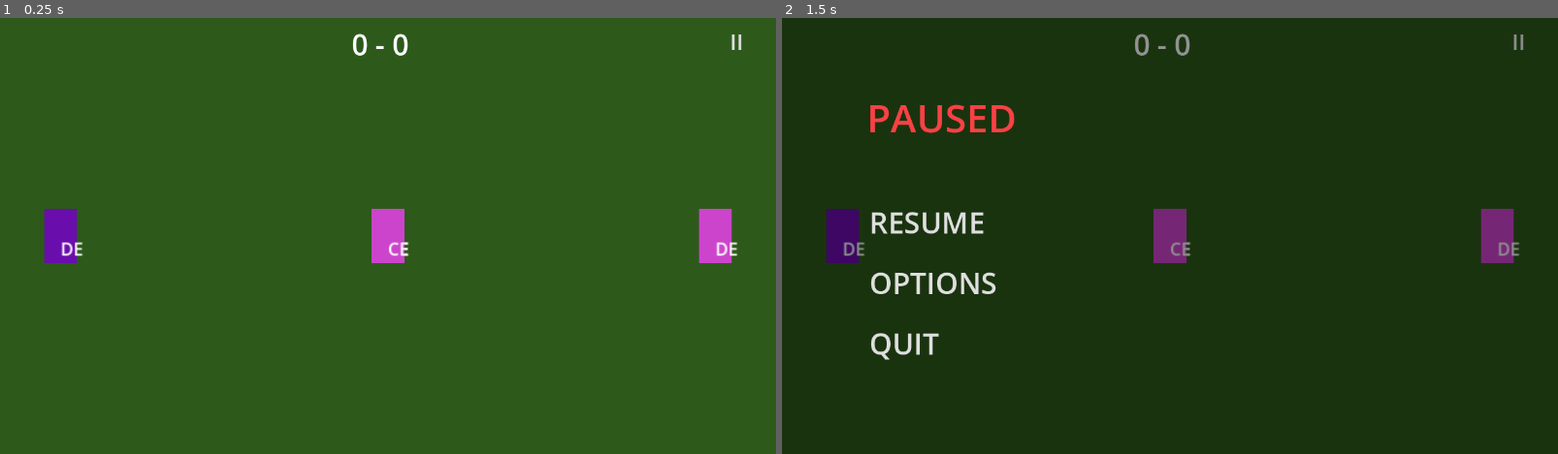
Above: before the commit, frames 1-2 (left to right).
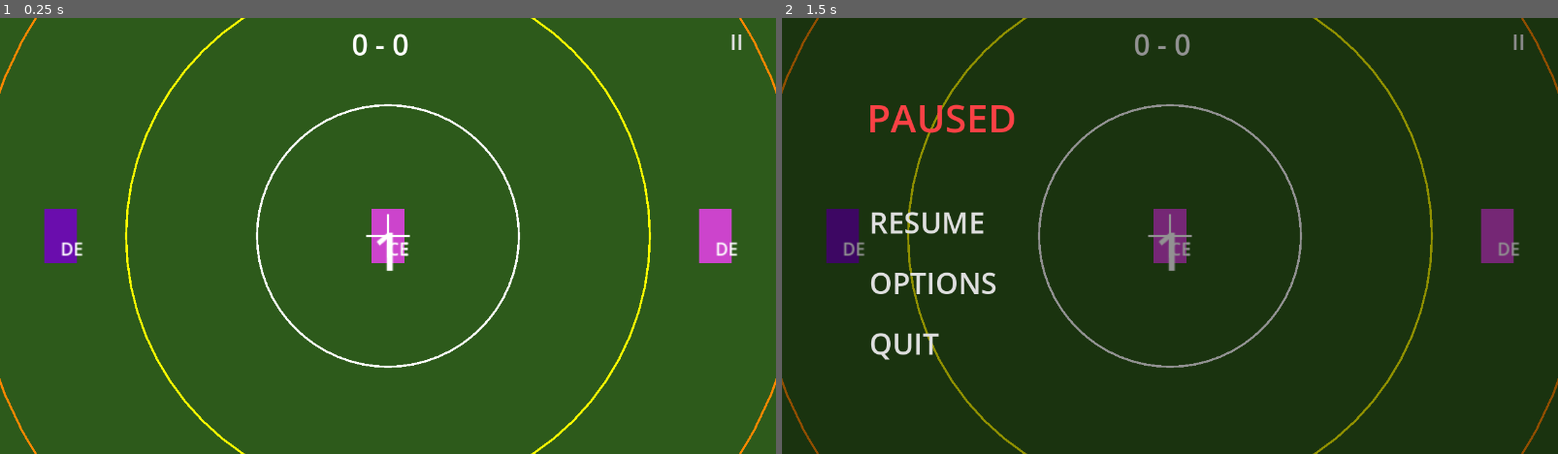
Above: after the commit, the same moments.

Repository: DockerSox/kick-n-catchv3
Game: Godot game, scene res://Scenes/pitch.tscn
Same seed, same stepped clock (60 frames per second), same inputs: the game is played once before the commit and once after it. This scene is started directly instead of the project's main scene.
Inputs:
- Up to frame 1 (0.25 s): no input
- Up to frame 2 (1.5 s): click "II" at 0.5 s; tap Enter at 1.25 s; tap Space (p1_kick, bound only after the commit) at 1.35 s

The runs differ from the first frame. In frame 1, 1.8% of the frame differs, in the area x 0-100%, y 0-100%; in frame 2, 1.8%.
Error before the commit: Invalid call. Nonexistent function 'activate' in base 'Node2D'. (res://Scripts/pitch.gd:90)

Commit message:
crosshair added

Diff:
--- /dev/null
+++ b/Scenes/crosshair.tscn
@@ -0,0 +1,42 @@
+[gd_scene format=3 uid="uid://dy2hpnvp2c4tu"]
+
+[ext_resource type="Script" uid="uid://jvnb8mk1673t" path="res://Scripts/crosshair.gd" id="1_aqujx"]
+
+[sub_resource type="CircleShape2D" id="CircleShape2D_ktklg"]
+radius = 20.0
+
+[node name="Crosshair" type="Node2D" unique_id=402353958]
+script = ExtResource("1_aqujx")
+
+[node name="InnerRadius" type="Line2D" parent="." unique_id=1071222427]
+width = 2.0
+
+[node name="MiddleRadius" type="Line2D" parent="." unique_id=306657295]
+width = 2.0
+default_color = Color(1, 1, 0, 1)
+
+[node name="OuterRadius" type="Line2D" parent="." unique_id=1679110945]
+width = 2.0
+default_color = Color(1, 0.53333336, 0, 1)
+
+[node name="CrosshairLines" type="Node2D" parent="." unique_id=367252110]
+
+[node name="LineH" type="Line2D" parent="CrosshairLines" unique_id=356547438]
+width = 2.0
+
+[node name="LineV" type="Line2D" parent="CrosshairLines" unique_id=641137693]
+width = 2.0
+
+[node name="CountdownLabel" type="Label" parent="." unique_id=246825862]
+offset_left = -20.0
+offset_top = -20.0
+offset_right = 20.0
+offset_bottom = 47.0
+theme_override_font_sizes/font_size = 48
+horizontal_alignment = 1
+vertical_alignment = 1
+
+[node name="CollisionArea" type="Area2D" parent="." unique_id=165529586]
+
+[node name="CollisionShape2D" type="CollisionShape2D" parent="CollisionArea" unique_id=2140379768]
+shape = SubResource("CircleShape2D_ktklg")
--- a/Scenes/pitch.tscn
+++ b/Scenes/pitch.tscn
@@ -2,6 +2,7 @@
 
 [ext_resource type="Script" uid="uid://dxqlpjvgx1d28" path="res://Scripts/pitch.gd" id="1_2dmjp"]
 [ext_resource type="PackedScene" uid="uid://ccjof2rady12g" path="res://Scenes/unit.tscn" id="1_p7quv"]
+[ext_resource type="PackedScene" uid="uid://dy2hpnvp2c4tu" path="res://Scenes/crosshair.tscn" id="3_qkjbr"]
 
 [node name="Pitch" type="Node2D" unique_id=1118211447]
 script = ExtResource("1_2dmjp")
@@ -80,7 +81,7 @@
 role = "defence"
 unit_color = Color(0.8, 0.26666668, 0.8, 1)
 
-[node name="Crosshair" type="Node2D" parent="." unique_id=1800313787]
+[node name="Crosshair" parent="." unique_id=402353958 instance=ExtResource("3_qkjbr")]
 
 [node name="UI" type="CanvasLayer" parent="." unique_id=1128041651]
 
--- /dev/null
+++ b/Scripts/crosshair.gd
@@ -0,0 +1,200 @@
+extends Node2D
+
+# --- Radii for the three zones ---
+const RADIUS_INNER: float = 120.0
+const RADIUS_MIDDLE: float = 240.0
+const RADIUS_OUTER: float = 380.0
+
+# --- Crosshair movement speed ---
+const MOVE_SPEED: float = 300.0
+
+# --- Countdown durations per zone ---
+const COUNTDOWN_TIME: Dictionary = {
+	1: 1.5,
+	2: 2.5,
+	3: 4.0
+}
+
+# --- State ---
+var active: bool = false
+var aiming_unit: Node2D = null
+var pitch: Node2D = null
+var current_zone: int = 1
+var countdown_active: bool = false
+var countdown_remaining: float = 0.0
+var aim_action_left: String = ""
+var aim_action_right: String = ""
+var aim_action_up: String = ""
+var aim_action_down: String = ""
+var kick_action: String = ""
+
+@onready var countdown_label: Label = $CountdownLabel
+@onready var collision_shape: CollisionShape2D = $CollisionArea/CollisionShape2D
+@onready var inner_radius: Line2D = $InnerRadius
+@onready var middle_radius: Line2D = $MiddleRadius
+@onready var outer_radius: Line2D = $OuterRadius
+@onready var line_h: Line2D = $CrosshairLines/LineH
+@onready var line_v: Line2D = $CrosshairLines/LineV
+@onready var collision_area: Area2D = $CollisionArea
+
+func _ready() -> void:
+	_draw_circle_line(inner_radius, RADIUS_INNER)
+	_draw_circle_line(middle_radius, RADIUS_MIDDLE)
+	_draw_circle_line(outer_radius, RADIUS_OUTER)
+	_draw_crosshair_lines()
+	countdown_label.visible = false
+	visible = false
+
+func activate(unit: Node2D) -> void:
+	aiming_unit = unit
+	pitch = get_parent()
+	position = unit.position
+	visible = true
+	active = true
+	countdown_active = false
+	countdown_label.visible = false
+
+	# Set input actions based on attacking team
+	var team: String = unit.team
+	var is_human: bool = (team == "A" and GameState.team_a_player == 1) or \
+						 (team == "B" and GameState.team_b_player == 1)
+	if is_human:
+		var prefix: String = "p1_aim" if team == "A" else "p2_aim"
+		aim_action_left = prefix + "_left"
+		aim_action_right = prefix + "_right"
+		aim_action_up = prefix + "_up"
+		aim_action_down = prefix + "_down"
+		kick_action = "p1_kick" if team == "A" else "p2_kick"
+
+func _physics_process(delta: float) -> void:
+	if not active:
+		return
+
+	if countdown_active:
+		_handle_countdown(delta)
+		return
+
+	_handle_movement(delta)
+	_update_zone()
+	_update_countdown_label()
+
+	if kick_action != "" and Input.is_action_just_pressed(kick_action):
+		_start_countdown()
+
+func _handle_movement(delta: float) -> void:
+	var move: Vector2 = Vector2.ZERO
+	if Input.is_action_pressed(aim_action_left):
+		move.x -= 1
+	if Input.is_action_pressed(aim_action_right):
+		move.x += 1
+	if Input.is_action_pressed(aim_action_up):
+		move.y -= 1
+	if Input.is_action_pressed(aim_action_down):
+		move.y += 1
+
+	if move.length() > 0:
+		move = move.normalized()
+
+	# Clamp to outer radius from aiming unit
+	var new_pos: Vector2 = position + move * MOVE_SPEED * delta
+	var offset: Vector2 = new_pos - aiming_unit.position
+	if offset.length() > RADIUS_OUTER:
+		offset = offset.normalized() * RADIUS_OUTER
+		new_pos = aiming_unit.position + offset
+
+	position = new_pos
+
+func _update_zone() -> void:
+	var dist: float = position.distance_to(aiming_unit.position)
+	if dist <= RADIUS_INNER:
+		current_zone = 1
+	elif dist <= RADIUS_MIDDLE:
+		current_zone = 2
+	else:
+		current_zone = 3
+
+func _update_countdown_label() -> void:
+	countdown_label.text = str(current_zone)
+	countdown_label.visible = true
+
+func _start_countdown() -> void:
+	countdown_active = true
+	countdown_remaining = COUNTDOWN_TIME[current_zone]
+
+func _handle_countdown(delta: float) -> void:
+	countdown_remaining -= delta
+	# Show remaining time as zone number counting down visually
+	var display: int = int(ceil(countdown_remaining / \
+		(COUNTDOWN_TIME[current_zone] / float(current_zone))))
+	display = clamp(display, 0, current_zone)
+	countdown_label.text = str(display)
+
+	if countdown_remaining <= 0.0:
+		_resolve_kick()
+
+func _resolve_kick() -> void:
+	active = false
+	visible = false
+	countdown_active = false
+
+	# Find all units inside the collision area
+	var overlapping: Array = collision_area.get_overlapping_areas()
+	var units_a_inside: Array = []
+	var units_b_inside: Array = []
+
+	for area in overlapping:
+		if area.team == "A":
+			units_a_inside.append(area)
+		elif area.team == "B":
+			units_b_inside.append(area)
+
+	var attacking: String = aiming_unit.team
+	var _defending: String = "B" if attacking == "A" else "A"
+
+	if units_a_inside.size() > 0 and units_b_inside.size() == 0:
+		# Only team A inside — A gets possession
+		pitch.on_kick_resolved("A", position)
+	elif units_b_inside.size() > 0 and units_a_inside.size() == 0:
+		# Only team B inside — B gets possession
+		pitch.on_kick_resolved("B", position)
+	elif units_a_inside.size() > 0 and units_b_inside.size() > 0:
+		# Both teams inside — Contest Game
+		_trigger_contest(position)
+	else:
+		# Nobody inside — nearest unit from attacking team gets it
+		_no_unit_resolution(attacking, position)
+
+func _trigger_contest(pos: Vector2) -> void:
+	GameState.return_scene = "res://Scenes/pitch.tscn"
+	GameState.contest_reason = "clash"
+	GameState.contest_crosshair_pos = pos
+	GameState.go_to_scene("res://Scenes/main.tscn")
+
+func _no_unit_resolution(attacking_team: String, pos: Vector2) -> void:
+	# Find nearest unit from attacking team
+	var all_units: Array = get_parent().all_units_a if attacking_team == "A" \
+		else get_parent().all_units_b
+	var nearest: Node2D = null
+	var nearest_dist: float = INF
+	for unit in all_units:
+		var d: float = unit.position.distance_to(pos)
+		if d < nearest_dist:
+			nearest_dist = d
+			nearest = unit
+	if nearest != null:
+		nearest.position = pos
+	pitch.on_kick_resolved(attacking_team, pos)
+
+# --- Drawing helpers ---
+func _draw_circle_line(line: Line2D, radius: float) -> void:
+	var points: PackedVector2Array = []
+	var steps: int = 64
+	for i in range(steps + 1):
+		var angle: float = (float(i) / float(steps)) * TAU
+		points.append(Vector2(cos(angle), sin(angle)) * radius)
+	line.points = points
+
+func _draw_crosshair_lines() -> void:
+	var size: float = 20.0
+	line_h.points = [Vector2(-size, 0), Vector2(size, 0)]
+	line_v.points = [Vector2(0, -size), Vector2(0, size)]
--- a/Scripts/pitch.gd
+++ b/Scripts/pitch.gd
@@ -58,6 +58,27 @@
 
 	# Determine attacking team from GameState
 	attacking_team = GameState.attacking_team if GameState.attacking_team != "" else "A"
+
+# Handle returning from a Contest Game
+	if GameState.return_scene == "res://Scenes/pitch.tscn":
+		GameState.return_scene = ""
+		if GameState.contest_reason == "clash" or GameState.contest_reason == "no_unit":
+			attacking_team = GameState.contest_winner
+			GameState.attacking_team = GameState.contest_winner
+			# Find nearest unit to contest position on winning team
+			var winning_units: Array = all_units_a if attacking_team == "A" else all_units_b
+			var nearest: Node2D = null
+			var nearest_dist: float = INF
+			for unit in winning_units:
+				var d: float = unit.position.distance_to(GameState.contest_crosshair_pos)
+				if d < nearest_dist:
+					nearest_dist = d
+					nearest = unit
+			if nearest != null:
+				nearest.position = GameState.contest_crosshair_pos
+			_set_aiming_unit(nearest if nearest != null else _get_centre_unit(attacking_team))
+			_update_score()
+			return
 
 	# Start the game
 	_set_aiming_unit(_get_centre_unit(attacking_team))
@@ -156,7 +177,7 @@
 	GameState.go_to_scene("res://Scenes/main.tscn")
 
 func _end_match() -> void:
-	var winner: String = "Team A Wins!" if GameState.score_a >= 2 else "Team B Wins!"
+	var _winner: String = "Team A Wins!" if GameState.score_a >= 2 else "Team B Wins!"
 	# For now just go back to title after delay
 	await get_tree().create_timer(3.0).timeout
 	GameState.reset_score()
--- a/project.godot
+++ b/project.godot
@@ -62,6 +62,56 @@
 , Object(InputEventJoypadButton,"resource_local_to_scene":false,"resource_name":"","device":-1,"button_index":0,"pressure":0.0,"pressed":false,"script":null)
 ]
 }
+p1_aim_up={
+"deadzone": 0.2,
+"events": [Object(InputEventKey,"resource_local_to_scene":false,"resource_name":"","device":-1,"window_id":0,"alt_pressed":false,"shift_pressed":false,"ctrl_pressed":false,"meta_pressed":false,"pressed":false,"keycode":0,"physical_keycode":87,"key_label":0,"unicode":119,"location":0,"echo":false,"script":null)
+]
+}
+p1_aim_down={
+"deadzone": 0.2,
+"events": [Object(InputEventKey,"resource_local_to_scene":false,"resource_name":"","device":-1,"window_id":0,"alt_pressed":false,"shift_pressed":false,"ctrl_pressed":false,"meta_pressed":false,"pressed":false,"keycode":0,"physical_keycode":83,"key_label":0,"unicode":115,"location":0,"echo":false,"script":null)
+]
+}
+p1_aim_left={
+"deadzone": 0.2,
+"events": [Object(InputEventKey,"resource_local_to_scene":false,"resource_name":"","device":-1,"window_id":0,"alt_pressed":false,"shift_pressed":false,"ctrl_pressed":false,"meta_pressed":false,"pressed":false,"keycode":0,"physical_keycode":65,"key_label":0,"unicode":97,"location":0,"echo":false,"script":null)
+]
+}
+p1_aim_right={
+"deadzone": 0.2,
+"events": [Object(InputEventKey,"resource_local_to_scene":false,"resource_name":"","device":-1,"window_id":0,"alt_pressed":false,"shift_pressed":false,"ctrl_pressed":false,"meta_pressed":false,"pressed":false,"keycode":0,"physical_keycode":70,"key_label":0,"unicode":102,"location":0,"echo":false,"script":null)
+]
+}
+p1_kick={
+"deadzone": 0.2,
+"events": [Object(InputEventKey,"resource_local_to_scene":false,"resource_name":"","device":-1,"window_id":0,"alt_pressed":false,"shift_pressed":false,"ctrl_pressed":false,"meta_pressed":false,"pressed":false,"keycode":0,"physical_keycode":32,"key_label":0,"unicode":32,"location":0,"echo":false,"script":null)
+]
+}
+p2_aim_up={
+"deadzone": 0.2,
+"events": [Object(InputEventKey,"resource_local_to_scene":false,"resource_name":"","device":-1,"window_id":0,"alt_pressed":false,"shift_pressed":false,"ctrl_pressed":false,"meta_pressed":false,"pressed":false,"keycode":0,"physical_keycode":4194320,"key_label":0,"unicode":0,"location":0,"echo":false,"script":null)
+]
+}
+p2_aim_down={
+"deadzone": 0.2,
+"events": [Object(InputEventKey,"resource_local_to_scene":false,"resource_name":"","device":-1,"window_id":0,"alt_pressed":false,"shift_pressed":false,"ctrl_pressed":false,"meta_pressed":false,"pressed":false,"keycode":0,"physical_keycode":4194322,"key_label":0,"unicode":0,"location":0,"echo":false,"script":null)
+]
+}
+p2_aim_left={
+"deadzone": 0.2,
+"events": [Object(InputEventKey,"resource_local_to_scene":false,"resource_name":"","device":-1,"window_id":0,"alt_pressed":false,"shift_pressed":false,"ctrl_pressed":false,"meta_pressed":false,"pressed":false,"keycode":0,"physical_keycode":4194319,"key_label":0,"unicode":0,"location":0,"echo":false,"script":null)
+]
+}
+p2_aim_right={
+"deadzone": 0.2,
+"events": [Object(InputEventKey,"resource_local_to_scene":false,"resource_name":"","device":-1,"window_id":0,"alt_pressed":false,"shift_pressed":false,"ctrl_pressed":false,"meta_pressed":false,"pressed":false,"keycode":0,"physical_keycode":4194321,"key_label":0,"unicode":0,"location":0,"echo":false,"script":null)
+]
+}
+p2_kick={
+"deadzone": 0.2,
+"events": [Object(InputEventKey,"resource_local_to_scene":false,"resource_name":"","device":-1,"window_id":0,"alt_pressed":false,"shift_pressed":false,"ctrl_pressed":false,"meta_pressed":false,"pressed":false,"keycode":0,"physical_keycode":4194310,"key_label":0,"unicode":0,"location":0,"echo":false,"script":null)
+]
+}
 
 [physics]
 
Not shown, added: Scripts/crosshair.gd.uid
